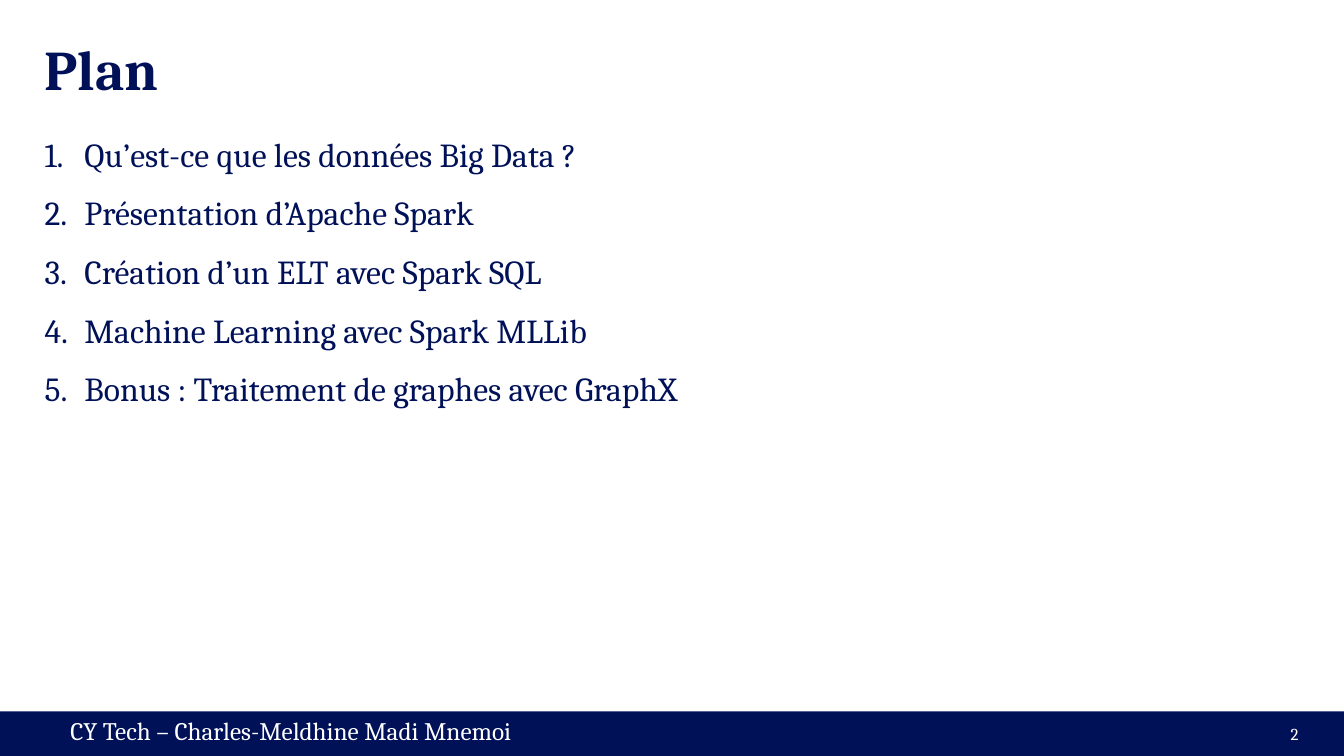
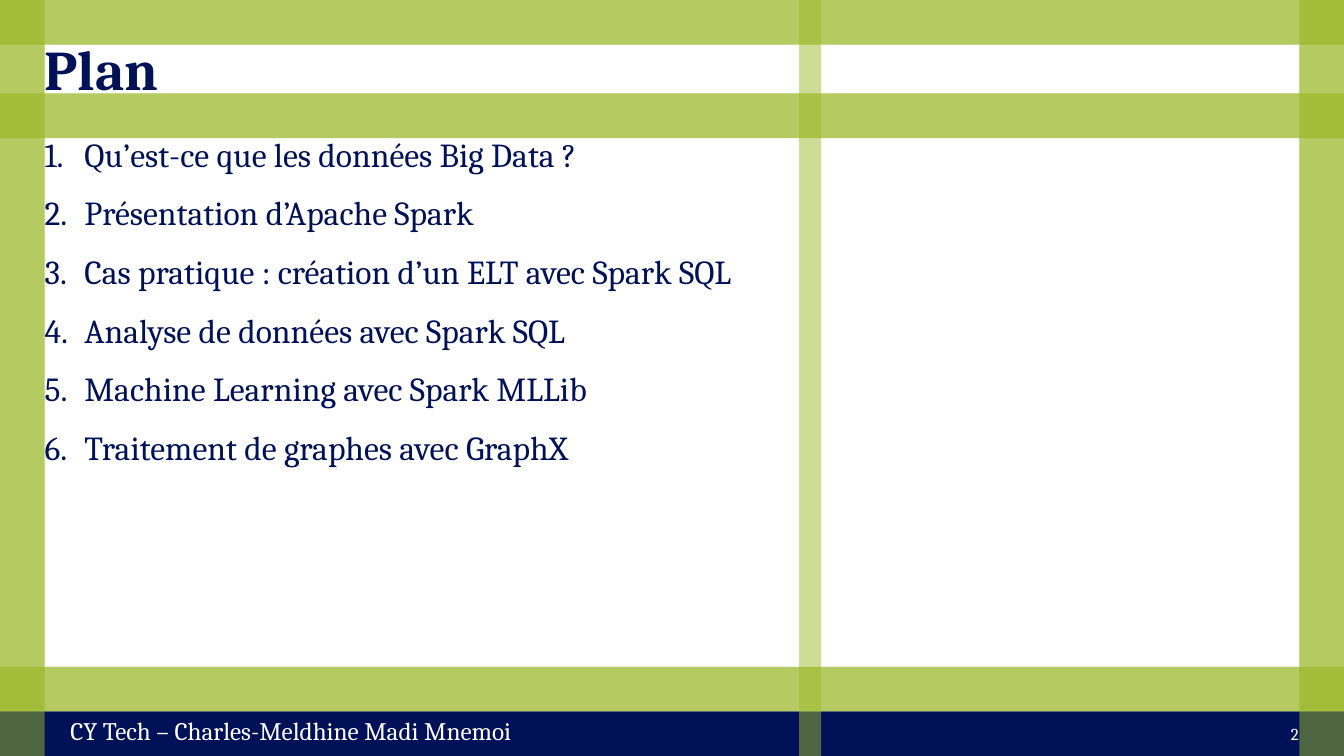
Before and after one commit to cmnemoi/cytech_sparks, a slide deck: slide 2 of presentation.pptx. Drawn at 1344x756 pixels with LibreOffice and Linux fonts; fonts in the diff are those of the drawing. Boxes give left, top, right and bottom in pixels: in the first picture for what was removed or moved away, otherwise in the second. Text is boxed around its words. In the diff, an @@ line names an element or a change of style, - is before the commit and + after.

```diff
--- a/presentation.pptx
+++ b/presentation.pptx
@@ group added at [0,0,1344,756]: 6 rectangles @@
@@ title "Plan" rewrapped from [45,51,159,91] to [45,39,159,103] @@
@@ text at [84,260,731,351]: text changed @@
-3. Création d’un ELT avec Spark SQL
+3. Cas pratique : création d’un ELT avec Spark SQL
+4. Analyse de données avec Spark SQL
@@ text at [84,436,568,468]: text changed @@
-5. Bonus : Traitement de graphes avec GraphX
+6. Traitement de graphes avec GraphX
@@ group added at [0,0,1344,756]: 5 rectangles @@
```
Also in this commit, not shown: 16 other slides changed, 1 slide removed.
